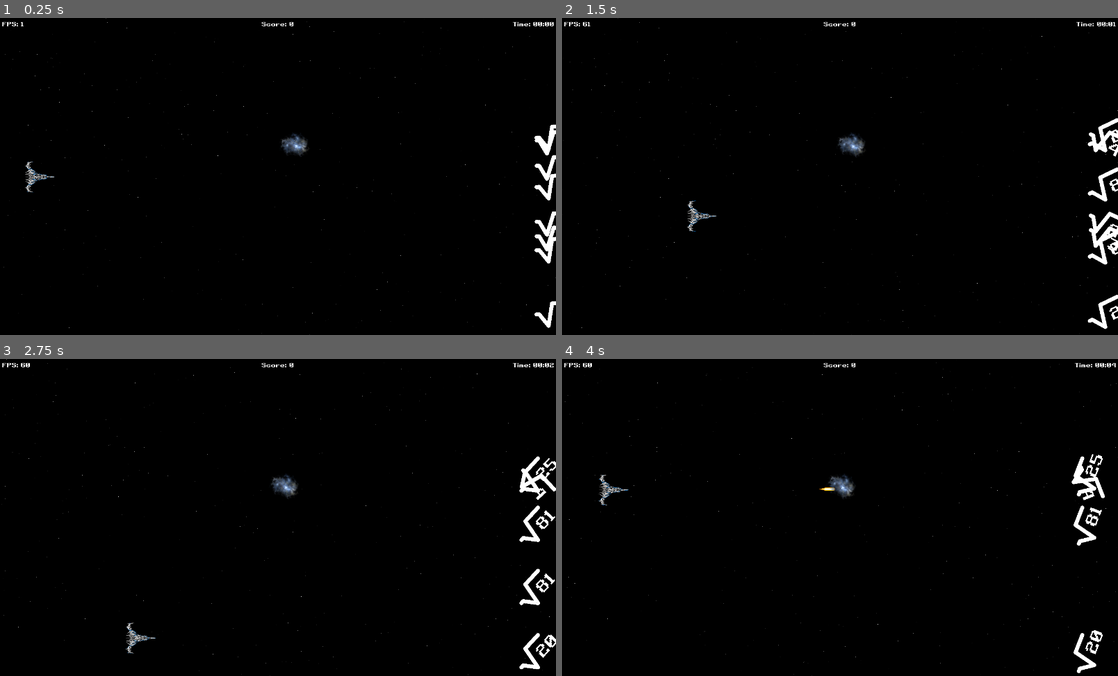
Above: before the commit, frames 1-4 (two rows, left to right).
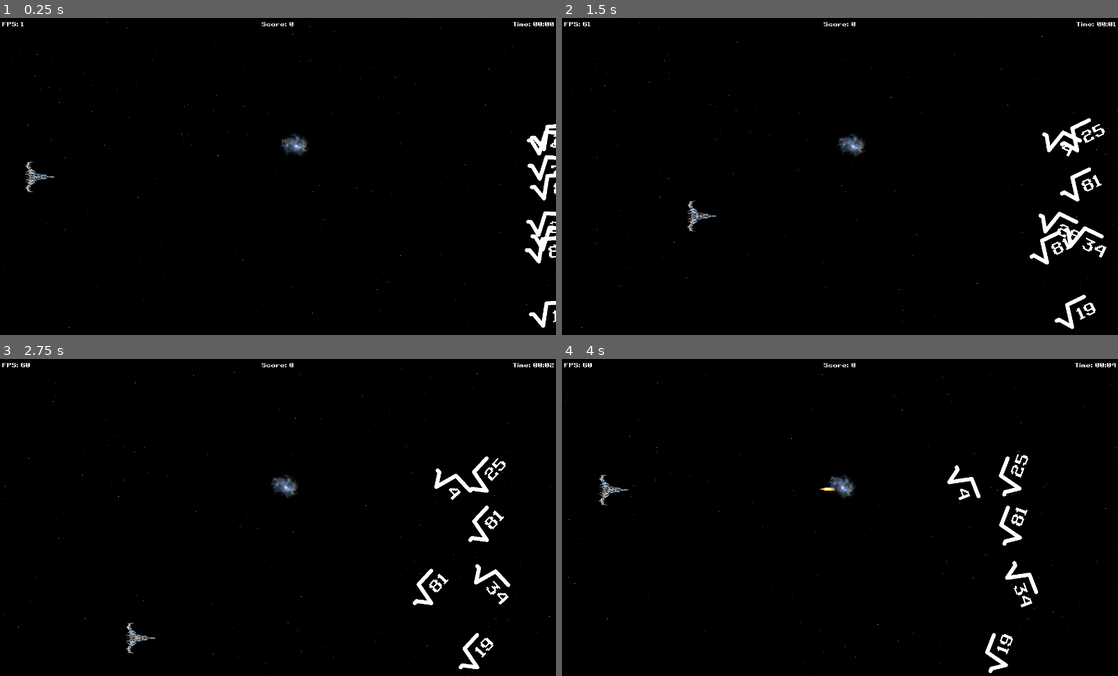
Above: after the commit, the same moments.

Repository: gingerr/ggj-2023-roots-one
Game: Godot game, scene res://Game.tscn
The game is run twice, just before and just after one commit, with the same random seed, the same clock (stepped at 60 frames per second) and the same inputs.
Inputs:
- Up to frame 1 (0.25 s): no input
- Up to frame 2 (1.5 s): hold Right (ui_right) 0.53-1.28 s; tap Space (ui_select) at 0.77 s; hold Down (ui_down) from 1.28 s (still down)
- Up to frame 3 (2.75 s): tap Space (ui_select) at 1.52 s; release Down (ui_down) at 2.03 s; hold Right (ui_right) from 2.03 s (still down)
- Up to frame 4 (4 s): release Right (ui_right) at 2.78 s; hold Up (ui_up) 2.78-3.53 s; tap Space (ui_select) at 3.02, 3.77 s; hold Left (ui_left) from 3.53 s (still down)

The runs differ from the first frame. In frame 1, 1.2% of the frame differs, in the area x 94-100%, y 33-98%; in frame 2, 2.5%, in the area x 84-100%, y 31-99%; in frame 3, 2.4%; in frame 4, 2.0%.

Commit message:
.

Diff:
--- a/EnemyRoot.gd
+++ b/EnemyRoot.gd
@@ -2,7 +2,8 @@
 
 var spin_speed     = 0.3
 var spin_direction = 1
-var velocity       = Vector2(-20, 0)
+var velocity       = Vector2(-60, 0)
+var difficulty     = 0
 
 func _ready():
 	# position
@@ -10,25 +11,28 @@
 	var y = rand_range(50,get_viewport_rect().size.y - 50)
 	position = Vector2(x, y)
 
+	# spin
 	randomize()
 	spin_direction = pow(-1, randi() % 2)
 
+	# speed
+	var boostSpeed = randf() + 1
+	velocity *= boostSpeed
+	print(velocity)
+
+
 func configure(difficulty_level):
-
 	# difficulty
 	var enemy_difficulty = randi() % difficulty_level + 1
-	print(enemy_difficulty)
 	var enemy_is_good = Utils.randomBoolean();
 	if enemy_is_good:
 		enemy_difficulty = int(sqrt(enemy_difficulty));
 		enemy_difficulty = pow(enemy_difficulty, 2);
 	else:
-		if is_enemy_good(enemy_difficulty) == false:
+		if is_enemy_good() == false:
 			enemy_difficulty +=1
-	print(enemy_is_good)
-	print(enemy_difficulty)
-	print()
-	set_text(str(enemy_difficulty))
+	difficulty = enemy_difficulty;
+	set_text(str(difficulty))
 
 
 func _process(delta):
@@ -44,11 +48,13 @@
 
 func _on_area_entered(area):
 	if (area is Bullet):
+		area.queue_free()
 		queue_free();
-		area.queue_free()
 		explode()
+		if is_enemy_good():
+			print("Reduce Health")
 
-func is_enemy_good(difficulty):
+func is_enemy_good():
 	if int(sqrt(difficulty)) == sqrt(difficulty):
 		return true
 	return false
--- a/Player.gd
+++ b/Player.gd
@@ -1,3 +1,4 @@
+class_name Player
 extends KinematicBody2D
 
 signal shoot
--- a/project.godot
+++ b/project.godot
@@ -14,6 +14,11 @@
 "language": "GDScript",
 "path": "res://Bullet.gd"
 }, {
+"base": "KinematicBody2D",
+"class": "Player",
+"language": "GDScript",
+"path": "res://Player.gd"
+}, {
 "base": "Node",
 "class": "Utils",
 "language": "GDScript",
@@ -21,6 +26,7 @@
 } ]
 _global_script_class_icons={
 "Bullet": "",
+"Player": "",
 "Utils": ""
 }
 
